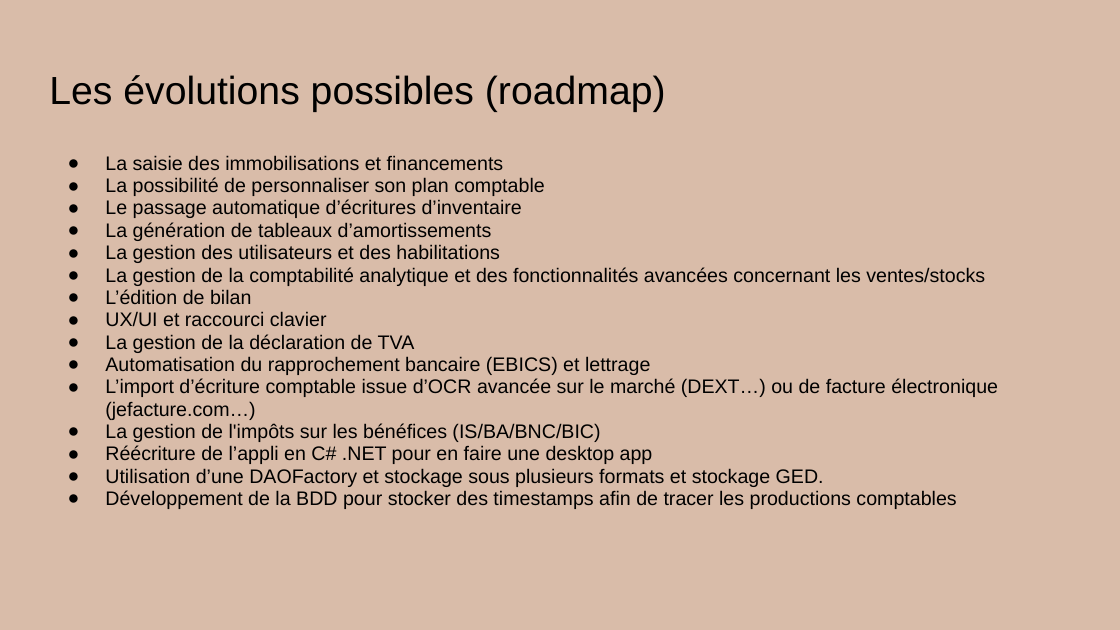
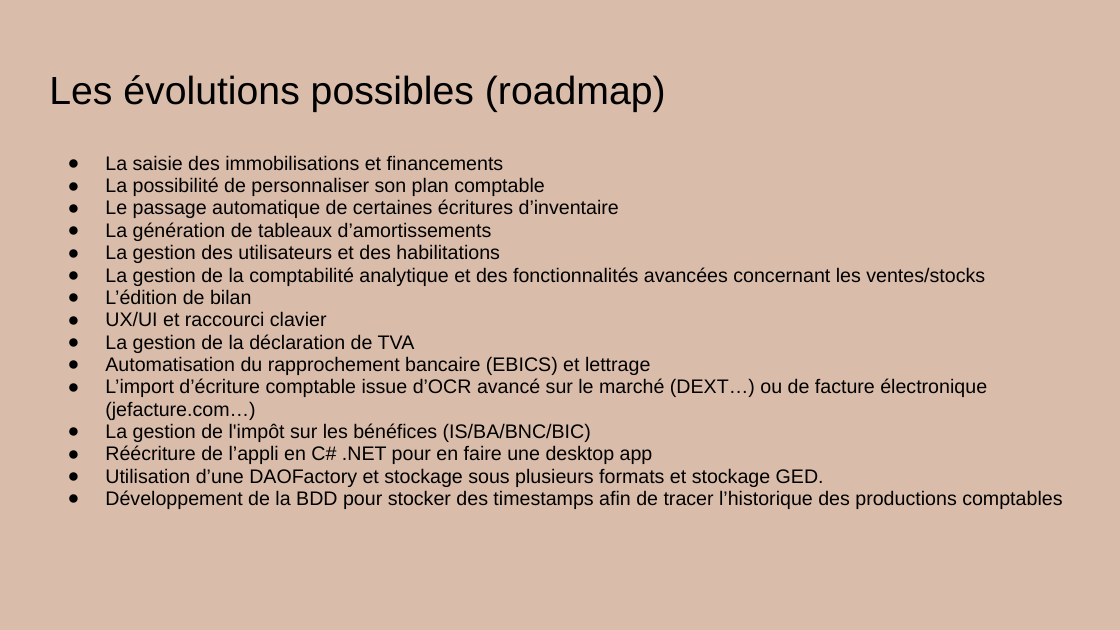
Before and after one commit to Tartopoiro/ITFAM-depreciated-, a slide deck: slide 15 of AccountX.pptx. Drawn at 1120x630 pixels with LibreOffice and Linux fonts; fonts in the diff are those of the drawing; background and template pictures are left out. Boxes give left, top, right and bottom in pixels: in the first picture for what was removed or moved away, otherwise in the second. Text is boxed around its words. In the diff, an @@ line names an element or a change of style, - is before the commit and + after.

```diff
--- a/AccountX.pptx
+++ b/AccountX.pptx
@@ text at box(105, 199, 619, 218): text changed @@
-● Le passage automatique d’écritures d’inventaire
+● Le passage automatique de certaines écritures d’inventaire
@@ text at box(105, 378, 987, 442): text changed @@
-● L’import d’écriture comptable issue d’OCR avancée sur le marché (DEXT…) ou de facture électronique (jefacture.com…)
-● La gestion de l'impôts sur les bénéfices (IS/BA/BNC/BIC)
+● L’import d’écriture comptable issue d’OCR avancé sur le marché (DEXT…) ou de facture électronique (jefacture.com…)
+● La gestion de l'impôt sur les bénéfices (IS/BA/BNC/BIC)
@@ text at box(105, 490, 1062, 509): text changed @@
-● Développement de la BDD pour stocker des timestamps afin de tracer les productions comptables
+● Développement de la BDD pour stocker des timestamps afin de tracer l’historique des productions comptables
```
Also in this commit, not shown: 6 other slides changed, 7 other files.
